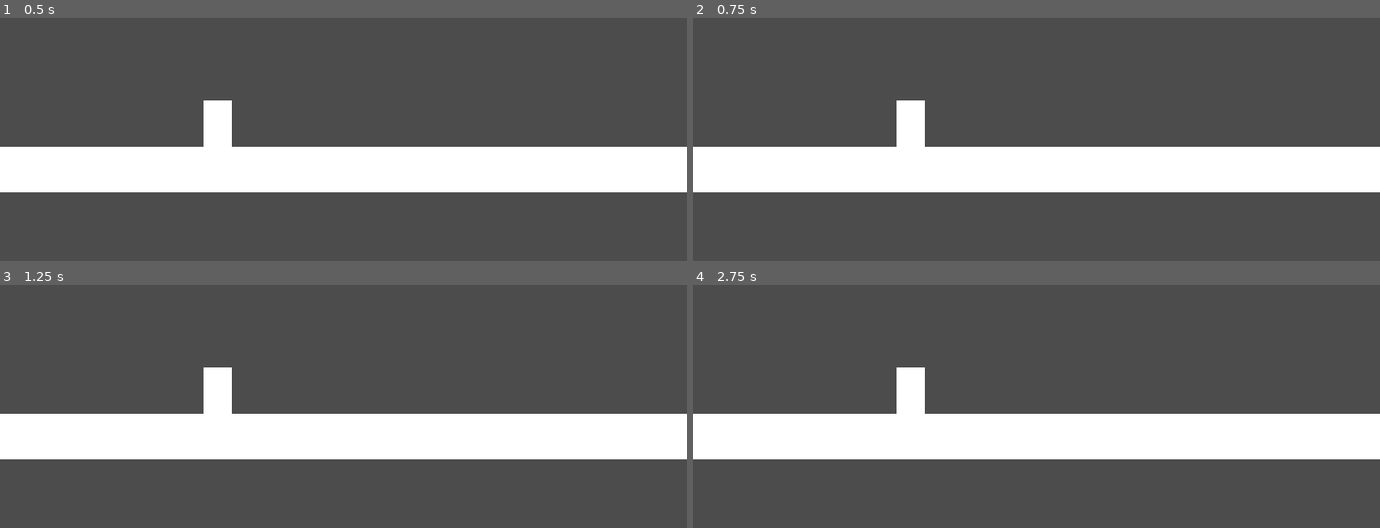
Above: before the commit, frames 1-4 (two rows, left to right).
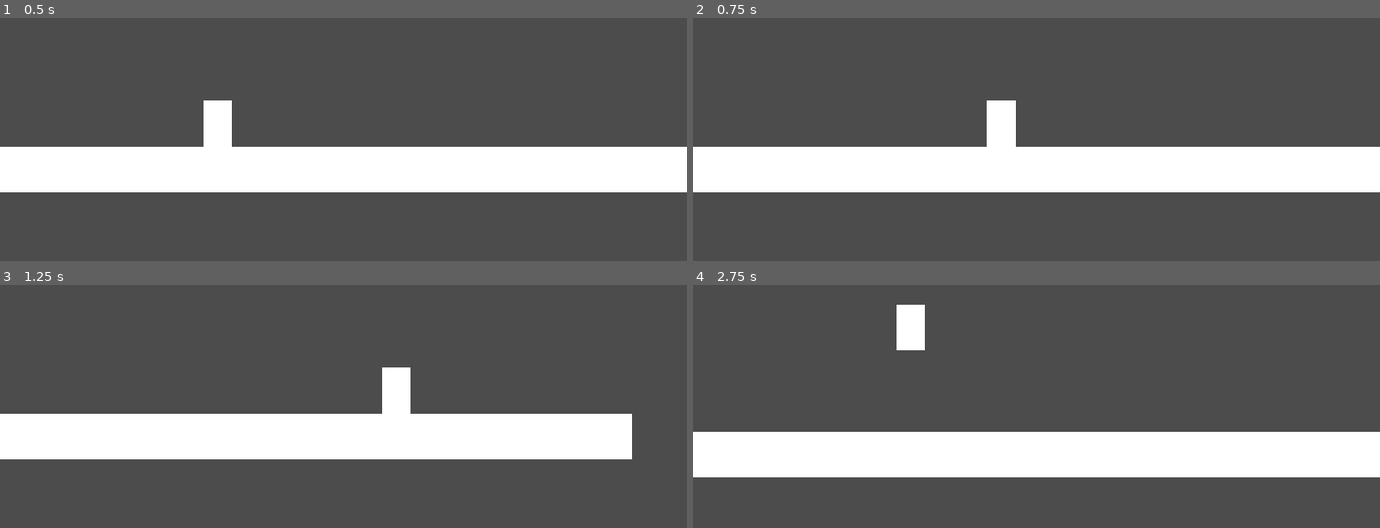
Above: after the commit, the same moments.

Repository: pigdevstudio/kitchen-tales
Game: Godot game, scene res://levels/Playground.tscn
The game is run twice, just before and just after one commit, with the same random seed, the same clock (stepped at 60 frames per second) and the same inputs.
Inputs:
- Up to frame 1 (0.5 s): no input
- Up to frame 2 (0.75 s): hold D (walk_right) from 0.53 s (still down); tap Shift (dash) at 0.6 s
- Up to frame 3 (1.25 s): keep holding D (walk_right); tap Space (jump) at 0.77 s
- Up to frame 4 (2.75 s): tap Shift (dash) at 1.35, 2.1 s; tap Space (jump) at 1.52 s; release D (walk_right) at 2.03 s; hold A (walk_left) from 2.03 s (still down)

Frame 1 is identical in both runs. In frame 2, 1.6% of the frame differs, in the area x 29-47%, y 33-54%; in frame 3, 3.1%; in frame 4, 16%, in the area x 0-100%, y 8-80%.
Error before the commit: Invalid get index 'x' (on base: 'int'). (res://actors/Walk.gd:11)

Commit message:
Add ability to pass Vectors to Walk movement_direction

Diff:
--- a/source/actors/ActionBus.gd
+++ b/source/actors/ActionBus.gd
@@ -46,16 +46,16 @@
 
 func handle_walk_action(event):
 	if event.is_action_pressed(walk_left):
-		emit_signal("walk_pressed", -1)
+		emit_signal("walk_pressed", Vector2.LEFT)
 	elif event.is_action_pressed(walk_right):
-		emit_signal("walk_pressed", 1)
+		emit_signal("walk_pressed", Vector2.RIGHT)
 	elif event.is_action_released(walk_left):
 		if not Input.is_action_pressed(walk_right):
 			emit_signal("walk_released")
 		else:
-			emit_signal("walk_pressed", 1)
+			emit_signal("walk_pressed", Vector2.RIGHT)
 	elif event.is_action_released(walk_right):
 		if not Input.is_action_pressed(walk_left):
 			emit_signal("walk_released")
 		else:
-			emit_signal("walk_pressed", -1)
+			emit_signal("walk_pressed", Vector2.LEFT)
--- a/source/actors/Dash.gd
+++ b/source/actors/Dash.gd
@@ -13,12 +13,17 @@
 
 
 func apply():
-	platform_actor.velocity.y = 0.0
 	platform_actor.velocity.x = movement_direction.x * speed
+	platform_actor.velocity.y = movement_direction.y * speed
 
 	if (initial_position.distance_to(platform_actor.position)
 			> distance or platform_actor.is_on_wall()):
 		stop()
+
+
+func stop():
+	emit_signal("finished")
+	set_physics_process(false)
 
 
 func set_physics_process(enable):
@@ -34,9 +39,3 @@
 
 func set_air_dash(enabled):
 	air_dash = enabled
-
-
-func stop():
-	.stop()
-	emit_signal("finished")
-	set_physics_process(false)
--- a/source/actors/Walk.gd
+++ b/source/actors/Walk.gd
@@ -1,7 +1,7 @@
 extends PlaformPhysics
 
 export (float) var speed = 400.0
-var movement_direction = 0 setget set_movement_direction
+var movement_direction = Vector2.ZERO setget set_movement_direction
 
 func _physics_process(delta):
 	apply()
@@ -16,4 +16,4 @@
 
 
 func stop():
-	movement_direction = 0
+	movement_direction = Vector2.ZERO
